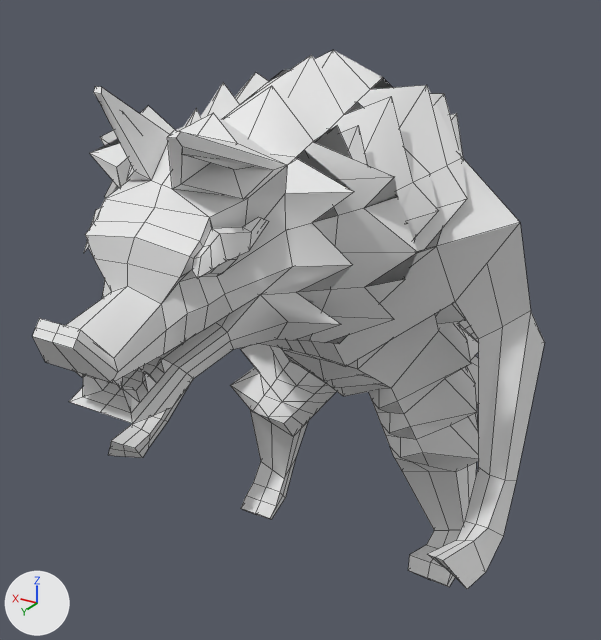
Before and after pictures for a commit that changed the FBX model Assets/Animation test/wolf_formaya.fbx.
Both versions are drawn from a 50 mm camera at (-0.961, 1.502, 1.643) aimed at (0.098, -0.264, 0.76). Every picture has the same lights, and +X, +Y and +Z are marked at lower left. Mesh edges are drawn as thin lines. Where no turn or scale is listed for an object, it has been applied to the vertices.

Before the edit, the objects in view are built like this:
```python
me_mesh = bpy.data.meshes.new('Mesh')
me_mesh.from_pydata(...)  # 1167 vertices, 1147 faces; spans x -0.55..0.55, y -1.29..0.67, z 0.01..1.46
me_mesh.materials.append(mat_default)  # white #e7e7e7
ob_mesh = bpy.data.objects.new('Mesh', me_mesh)
ob_mesh.location = (0.0, 0.0, 0.0)
```
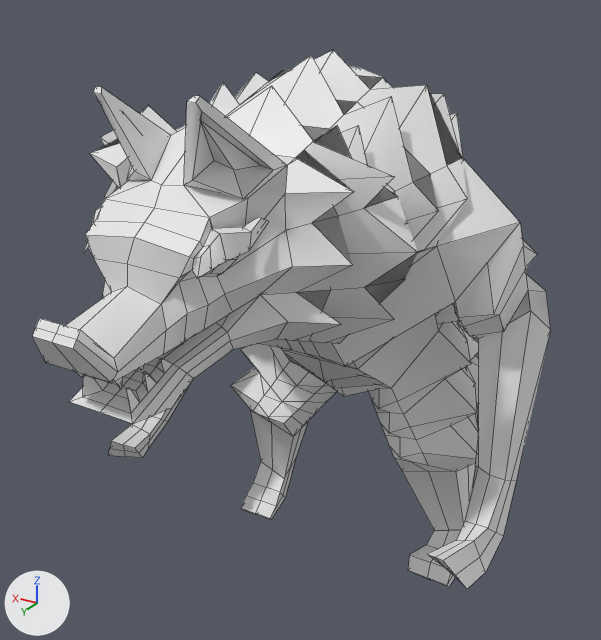
Location of each change, [x1, y1, x2, y2] in pixels of the pictures (601 x 640 px; the box of a moved part takes in the faces that stretch with it):
'Mesh', reshaped
    before: [32, 50, 544, 589]
    after: [32, 50, 551, 589]
part 1 of me_mesh, built on
    before: [155, 113, 544, 589]
    after: [155, 96, 551, 589]
part 2 of me_mesh, moved or reshaped
    both: [115, 378, 140, 413]

The edits, one by one:
me_mesh is used by ob_mesh; location (0.0, 0.0, 0.0).
me_mesh had 1167 vertices, 1147 faces and spanned x -0.55..0.55, y -1.29..0.67, z 0.01..1.46.
me_mesh now has 1212 vertices, 1184 faces and spans x -0.55..0.55, y -1.29..0.67, z 0.01..1.46.
Part 1, on me_mesh:
1 vertex is removed from x -0.14, y -0.14, z 0.77.
32 faces are deleted.
3 vertices in x -0.11..-0.09, y 0.43..0.47, z 1.35..1.39 move by (0.0, -0.06, 0.05).
5 vertices move from x -0.11..-0.04, y 0.39..0.46, z 1.28..1.4 to x -0.11..-0.04, y 0.36..0.4, z 1.28..1.44.
46 vertices are added at x -0.54..0.0, y -0.41..0.11, z 0.38..1.13.
69 new faces join them.
Part 2, on me_mesh:
3 vertices are removed from x -0.05..-0.04, y 0.55..0.56, z 0.96..0.97.
9 faces are deleted.
2 vertices move from x -0.05, y 0.55..0.57, z 0.96..0.97 to x -0.05..-0.04, y 0.55..0.57, z 0.96..0.97.
3 vertices are added at (-0.04, 0.55, 0.96), (-0.05, 0.56, 0.97), (-0.05, 0.57, 0.97).
9 new faces join them.
